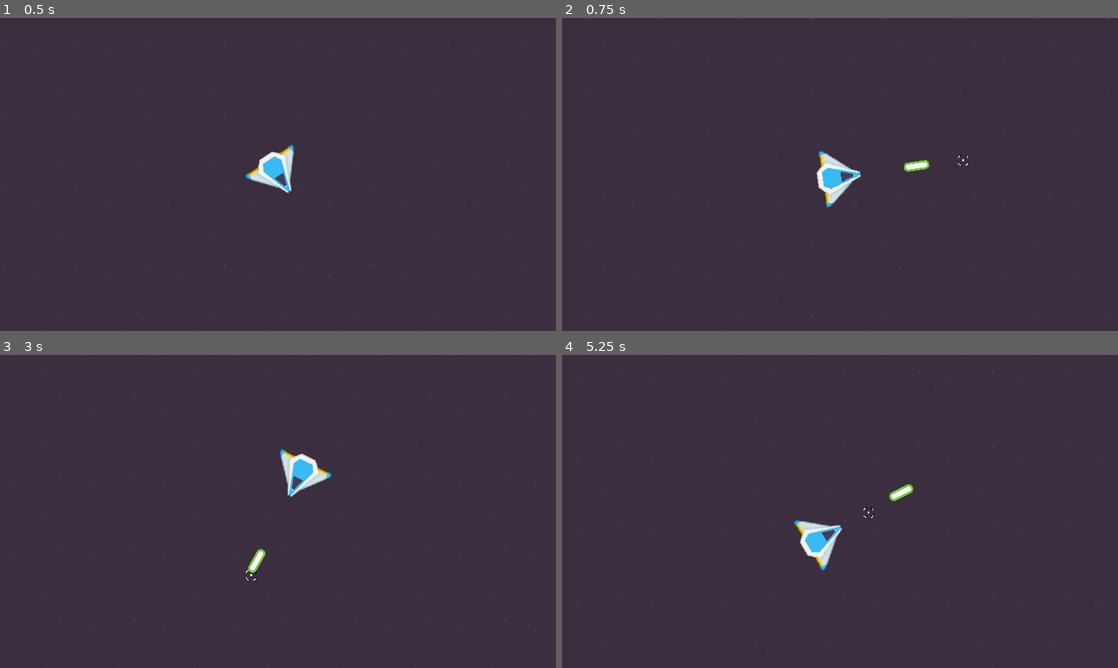
Above: before the commit, frames 1-4 (two rows, left to right).
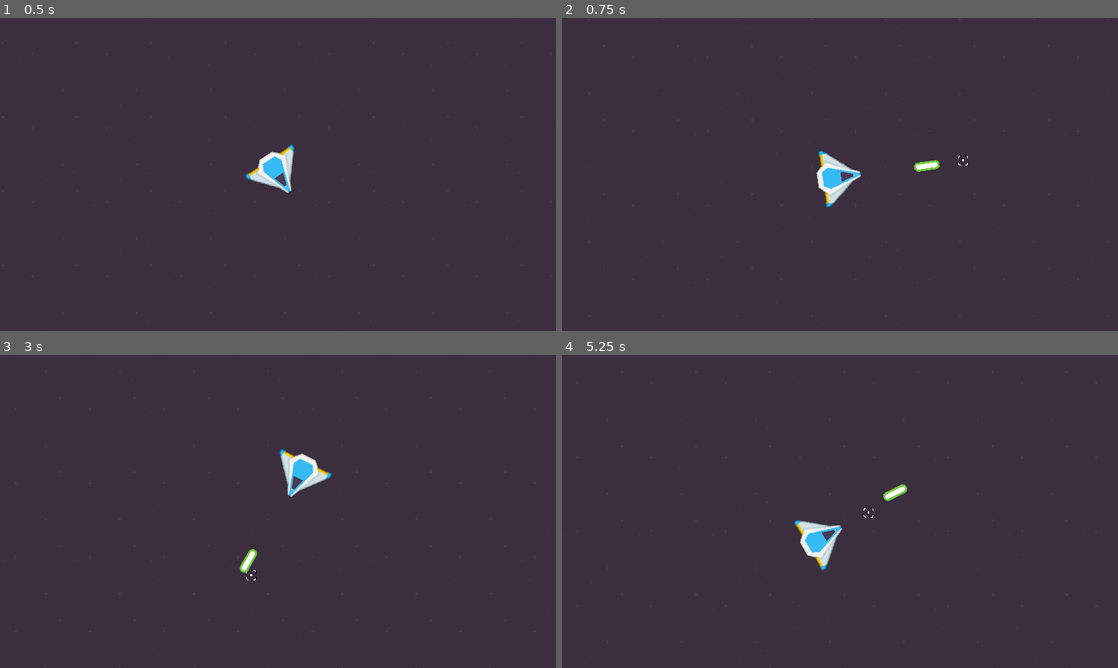
Above: after the commit, the same moments.

Repository: lcrol77/asteroids
Game: Godot game, scene res://main.tscn
Two runs of this game, one before a commit and one after it. Both use one fixed random seed, a clock stepped at 60 frames per second and the inputs below.
Inputs (mouse positions are in pixels of both pictures, inside the frame that each line leads up to):
- Up to frame 1 (0.5 s): no input
- Up to frame 2 (0.75 s): move the mouse to (962, 158) at 0.52 s; hold D (right) from 0.53 s (still down); click (962, 158) at 0.67 s
- Up to frame 3 (3 s): move the mouse to (166, 527) at 1.27 s; release D (right) at 1.28 s; hold S (down) 1.28-2.03 s; move the mouse to (333, 442) at 2.02 s; hold D (right) 2.03-2.78 s; move the mouse to (250, 574) at 2.77 s; hold W (up) from 2.78 s (still down); click (250, 574) at 2.92 s
- Up to frame 4 (5.25 s): move the mouse to (1006, 558) at 3.52 s; release W (up) at 3.53 s; hold A (left) 3.53-5.03 s; move the mouse to (673, 464) at 4.27 s; move the mouse to (867, 511) at 5.02 s; hold S (down) from 5.03 s (still down); click (867, 511) at 5.17 s

Frame 1 is identical in both runs. In frame 2, 0.2% of the frame differs, in the area x 61-68%, y 45-50%; in frame 3, 0.2%, in the area x 43-48%, y 61-70%; in frame 4, 0.2%.

Commit message:
added variance between bullet shooting angle

Diff:
--- a/player/bullet/bullet.gd
+++ b/player/bullet/bullet.gd
@@ -5,15 +5,20 @@
 
 var angle: Vector2
 var target: Vector2
+var variance: Vector2
 
 func _ready() -> void:
 	angle = global_position.direction_to(target)
+	print(angle)
+	angle += Vector2(randf_range(-0.15,0.15),0)
+	print(angle)
+
 
 func _on_body_entered(body):
 	print("hit", body.name)
 
 func _physics_process(delta: float) -> void:
-	position += angle* speed * delta
+	position += angle * speed * delta
 
 func _on_queue_free_timer_timeout() -> void:
 	queue_free()
--- a/player/bullet/bullet.tscn
+++ b/player/bullet/bullet.tscn
@@ -25,6 +25,8 @@
 shape = SubResource("CapsuleShape2D_5tnxm")
 
 [node name="QueueFreeTimer" type="Timer" parent="."]
+wait_time = 10.0
+autostart = true
 
 [node name="AudioStreamPlayer2D" type="AudioStreamPlayer2D" parent="."]
 stream = ExtResource("3_408dg")
